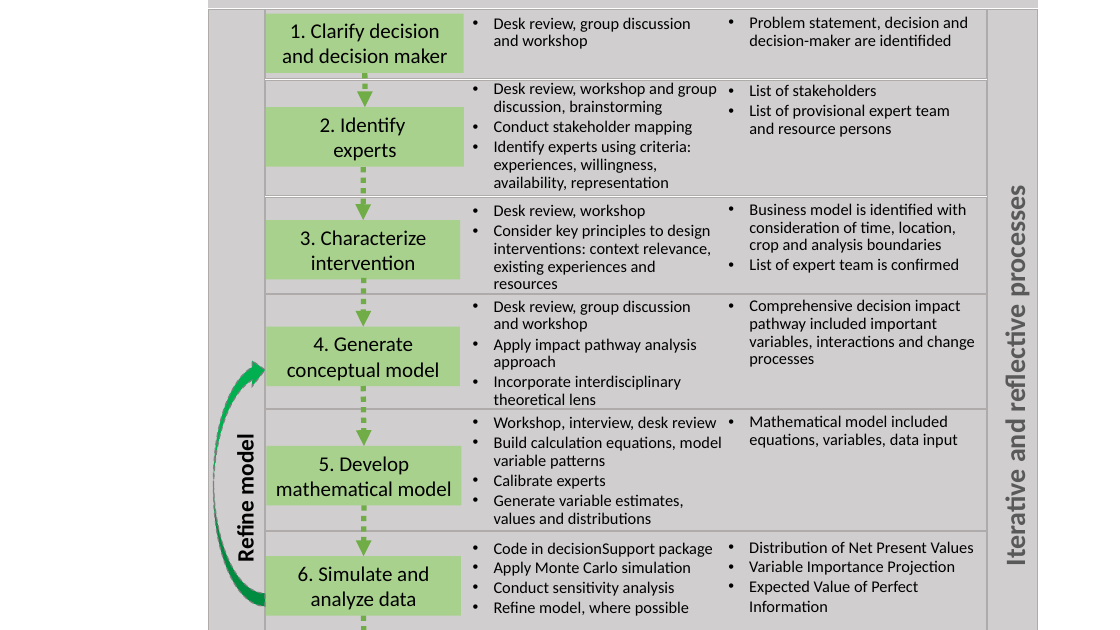
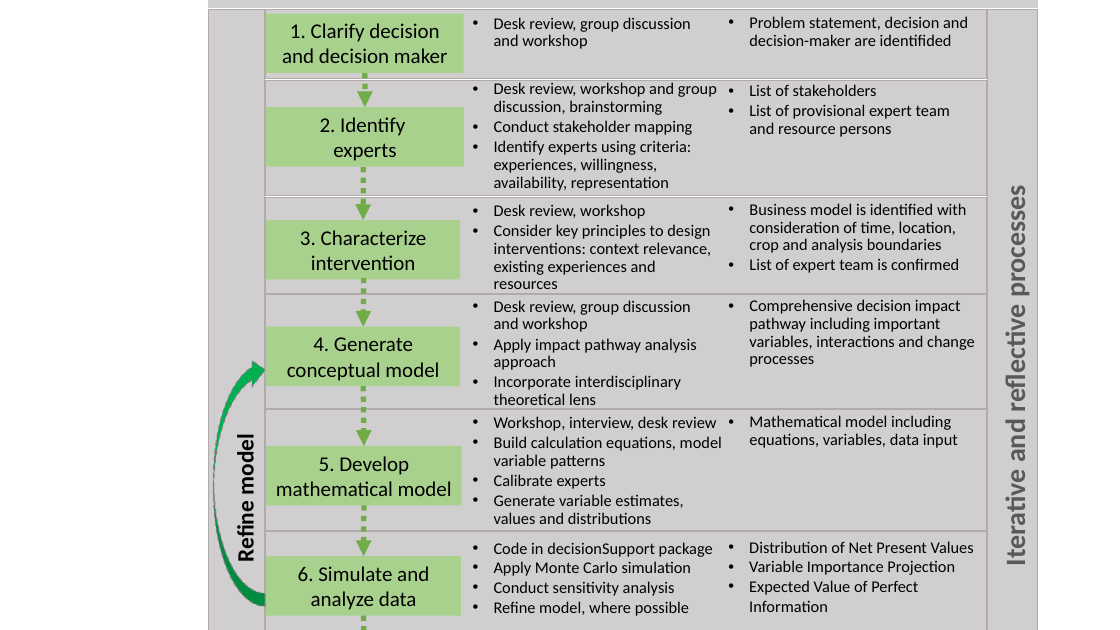
Before and after one commit to ThiThuGiangLuu/ACS-Decision-Analysis, a slide deck: slide 1 of Figures/Fig2-Sequence.pptx. Drawn at 1120x630 pixels with LibreOffice and Linux fonts; fonts in the diff are those of the drawing. Boxes give left, top, right and bottom in pixels: in the first picture for what was removed or moved away, otherwise in the second. Text is boxed around its words. In the diff, an @@ line names an element or a change of style, - is before the commit and + after.

```diff
--- a/Figures/Fig2-Sequence.pptx
+++ b/Figures/Fig2-Sequence.pptx
@@ text in rectangle at (x1=645, y1=34, x2=850, y2=353): text changed @@
-Decision analysis step
+Decision analysis steps
@@ text at (x1=749, y1=299, x2=975, y2=367): text changed @@
-  •• Comprehensive decision impact pathway included important variables, interactions and change processes
+  •• Comprehensive decision impact pathway including important variables, interactions and change processes
@@ text at (x1=749, y1=415, x2=958, y2=448): text changed @@
-  •• Mathematical model included equations, variables, data input
+  •• Mathematical model including equations, variables, data input
```
Also in this commit, not shown: 1 other file.
